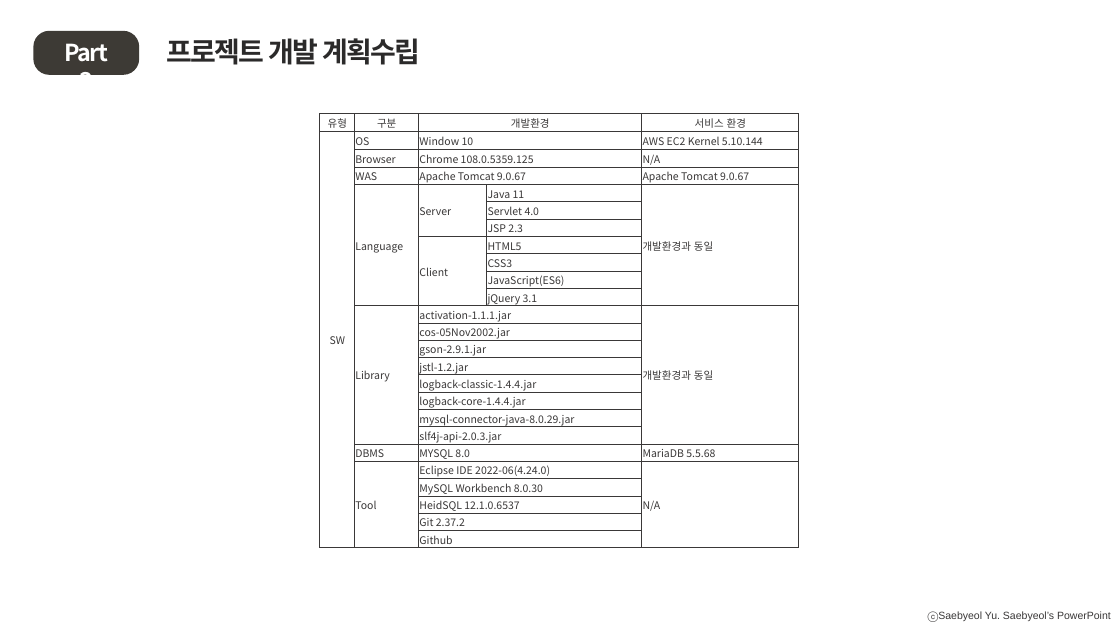
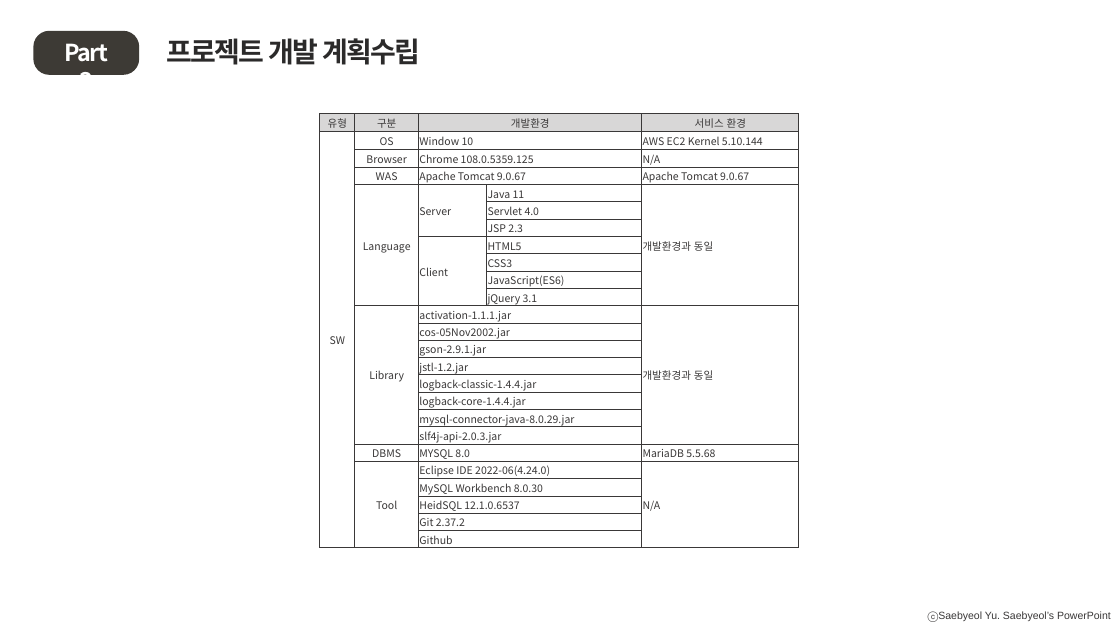
Before and after one commit to blackhane/Kmarket1, a slide deck: slide 8 of 1팀 발표보고서.pptx. Drawn at 1120x630 pixels with LibreOffice and Linux fonts; fonts in the diff are those of the drawing. Boxes give left, top, right and bottom in pixels: in the first picture for what was removed or moved away, otherwise in the second. Text is boxed around its words. In the diff, an @@ line names an element or a change of style, - is before the commit and + after.

Commit message:
2022

```diff
--- a/1팀 발표보고서.pptx
+++ b/1팀 발표보고서.pptx
@@ table at [320,114,799,549] @@
@@ fill none to #D8D7D7 in 4 cells @@
@@ alignment left to centre @@
```
Also in this commit, not shown: 1 other slide changed.
